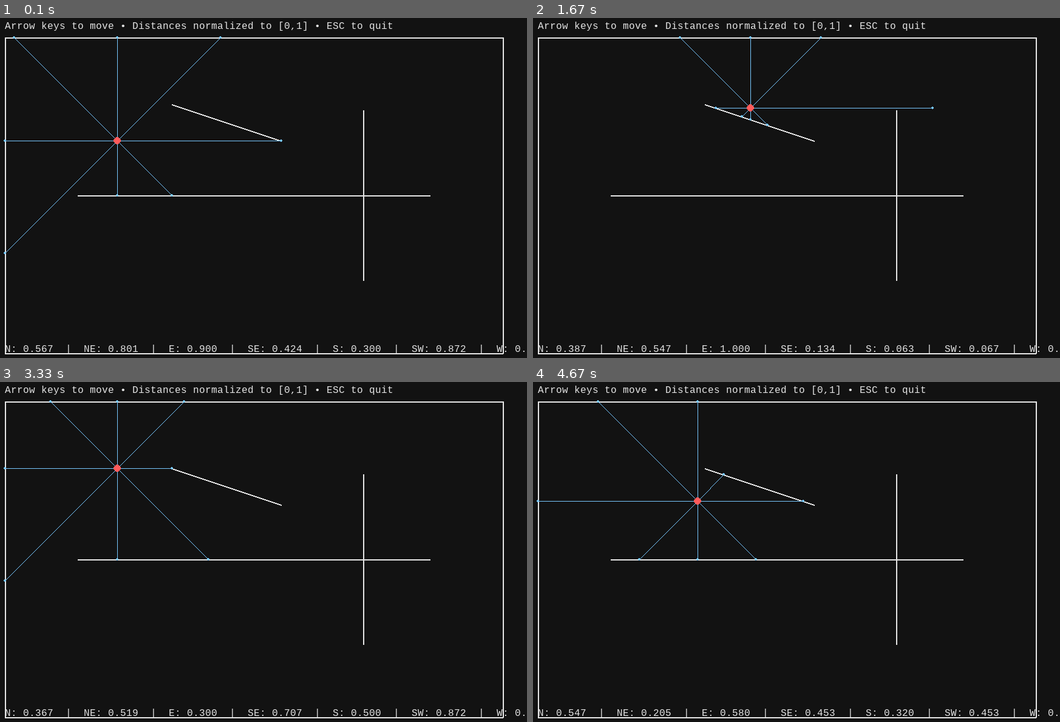
Above: before the commit, frames 1-4 (two rows, left to right).
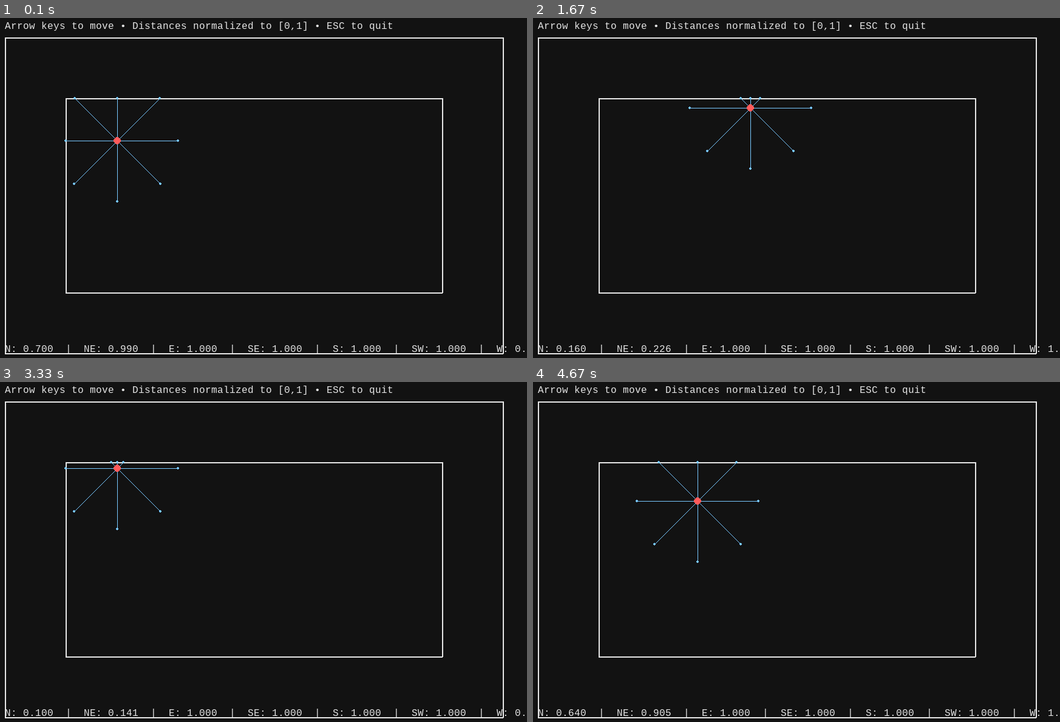
Above: after the commit, the same moments.

Repository: daniel06smith/CMPT310-Project
Game: pygame game, started from lidar8_demo.py
The game is run twice, just before and just after one commit, with the same random seed, the same clock (stepped at 60 frames per second) and the same inputs.
Inputs:
- Up to frame 1 (0.1 s): no input
- Up to frame 2 (1.67 s): hold Right 0.33-0.8 s; hold Up 0.83-1.13 s; hold Right 1.17-1.63 s
- Up to frame 3 (3.33 s): hold Left 1.67-2.2 s; hold Down 2.23-2.53 s; hold Left 2.57-2.97 s; hold Up from 3 s (still down)
- Up to frame 4 (4.67 s): release Up at 3.37 s; hold Right 3.4-4.03 s; hold Down 4.07-4.43 s; hold Left from 4.47 s (still down)

The runs differ from the first frame. In frame 1, 1.6% of the frame differs, in the area x 0-89%, y 5-99%; in frame 2, 1.6%, in the area x 6-99%, y 5-99%; in frame 3, 1.6%; in frame 4, 1.5%.

Commit message:
Constructed 'square_track'

Diff:
--- /dev/null
+++ b/build_track.py
@@ -0,0 +1,89 @@
+"""
+2D Track Builder
+
+Data model used by the main app:
+    Segment = Tuple[Tuple[float, float], Tuple[float, float]]
+    A wall is ((x1, y1), (x2, y2)) in *pygame screen coordinates*
+    (origin top-left, y increases downward).
+"""
+from typing import List, Tuple
+
+Vec2 = Tuple[float, float]
+Segment = Tuple[Vec2, Vec2]
+
+# ------------------------------------------------------------
+# Basic rectangular arena + a few obstacles (matches the demo)
+# ------------------------------------------------------------
+
+def square_track(width: int, height: int, margin: int = 40, track_width: int = 100) -> List[Segment]:
+    """Return a list of wall segments that define a simple arena.
+
+    - Outer rectangle inset by `margin`
+    - A horizontal barrier, a short slanted wall, and a vertical post
+    """
+    walls: List[Segment] = []
+
+    # outer walls
+    tl: Vec2 = (margin, margin)
+    tr: Vec2 = (width - margin, margin)
+    br: Vec2 = (width - margin, height - margin)
+    bl: Vec2 = (margin, height - margin)
+
+    walls.extend([
+        (tl, tr),
+        (tr, br),
+        (br, bl),
+        (bl, tl)
+    ])
+
+    # inner walls
+    walls.extend([
+        # (x1, y2), (x2, y2)
+        ((tl[0]+track_width, tl[1]+track_width),   # top left -> top right
+         (tr[0]-track_width, tr[1]+track_width)),
+        ((bl[0]+track_width, bl[1]-track_width),   # bottom left -> bottom right
+         (br[0]-track_width, br[1]-track_width)),
+        ((tl[0]+track_width, tl[1]+track_width),   # top left -> bottom left
+         (bl[0]+track_width, bl[1]-track_width)),
+        ((tr[0]-track_width, tr[1]+track_width),   # top right -> bottom right
+         (br[0]-track_width, br[1]-track_width))
+        ])
+
+    return walls
+
+# ------------------------------------------------------------
+# Generic helpers
+# ------------------------------------------------------------
+
+def build_polyline(points: List[Vec2]) -> List[Segment]:
+    """Turn a list of points into segments (p0->p1, p1->p2, ...).
+    Does not close the loop; for loops, append points[0] to the end.
+    """
+    if len(points) < 2:
+        return []
+    segs: List[Segment] = []
+    for i in range(len(points) - 1):
+        segs.append((points[i], points[i + 1]))
+    return segs
+
+
+def build_loop(points: List[Vec2]) -> List[Segment]:
+    """Closed loop from points (adds last->first segment)."""
+    if not points:
+        return []
+    segs = build_polyline(points)
+    segs.append((points[-1], points[0]))
+    return segs
+
+# Example: porting coordinates from another repo that listed many lines
+# in (x1, y1, x2, y2) format. Keep in pygame coordinates (no Y flip).
+
+def build_from_xyxy(lines: List[Tuple[float, float, float, float]]) -> List[Segment]:
+    """Convert [(x1,y1,x2,y2), ...] into our Segment list."""
+    return [((x1, y1), (x2, y2)) for (x1, y1, x2, y2) in lines]
+
+
+if __name__ == "__main__":
+    # Tiny self-test
+    demo = square_track(900, 600, 40)
+    print(f"Built {len(demo)} wall segments")
--- a/lidar8_demo.py
+++ b/lidar8_demo.py
@@ -1,13 +1,7 @@
 """
-Milestone 1: 2D car with 8-direction LiDAR in Pygame
 - Arrow keys move the car (no rotation yet)
 - 8 compass rays (N, NE, E, SE, S, SW, W, NW)
 - Distances normalized to [0, 1] and displayed on screen
-
-Setup:
-    pip install pygame numpy
-Run:
-    python lidar8_demo.py
 """
 
 import math
@@ -16,6 +10,8 @@
 
 import numpy as np
 import pygame
+
+from build_track import square_track
 
 # ----------------------------
 # Window & world parameters
@@ -29,7 +25,7 @@
 TEXT_COLOR = (230, 230, 230)
 
 # LiDAR parameters
-R_MAX = 300.0  # max sensing range in pixels
+R_MAX = 100.0  # max sensing range in pixels
 ROOT2 = math.sqrt(2.0)
 DIRS_8 = np.array([
     ( 0.0, -1.0),              # N  (up)
@@ -96,26 +92,6 @@
     return (np.array(dists, dtype=np.float32) / r_max).clip(0.0, 1.0)
 
 # ----------------------------
-# World construction
-# ----------------------------
-
-def build_walls() -> List[Segment]:
-    walls: List[Segment] = []
-    tl = (MARGIN, MARGIN)
-    tr = (WIDTH - MARGIN, MARGIN)
-    br = (WIDTH - MARGIN, HEIGHT - MARGIN)
-    bl = (MARGIN, HEIGHT - MARGIN)
-    walls.extend([(tl, tr), (tr, br), (br, bl), (bl, tl)])
-
-    y_mid = HEIGHT * 0.5
-    walls.append(((MARGIN + 120, y_mid), (WIDTH - MARGIN - 120, y_mid)))
-    walls.append(((WIDTH*0.35, HEIGHT*0.25), (WIDTH*0.55, HEIGHT*0.35)))
-    x_post = WIDTH * 0.7
-    walls.append(((x_post, MARGIN + 120), (x_post, HEIGHT - MARGIN - 120)))
-
-    return walls
-
-# ----------------------------
 # Drawing helpers
 # ----------------------------
 
@@ -159,7 +135,7 @@
     clock = pygame.time.Clock()
     font = pygame.font.SysFont("consolas", 18)
 
-    walls = build_walls()
+    walls = square_track(WIDTH, HEIGHT, MARGIN)
 
     pos = [WIDTH * 0.25, HEIGHT * 0.35]
     speed = 180.0
